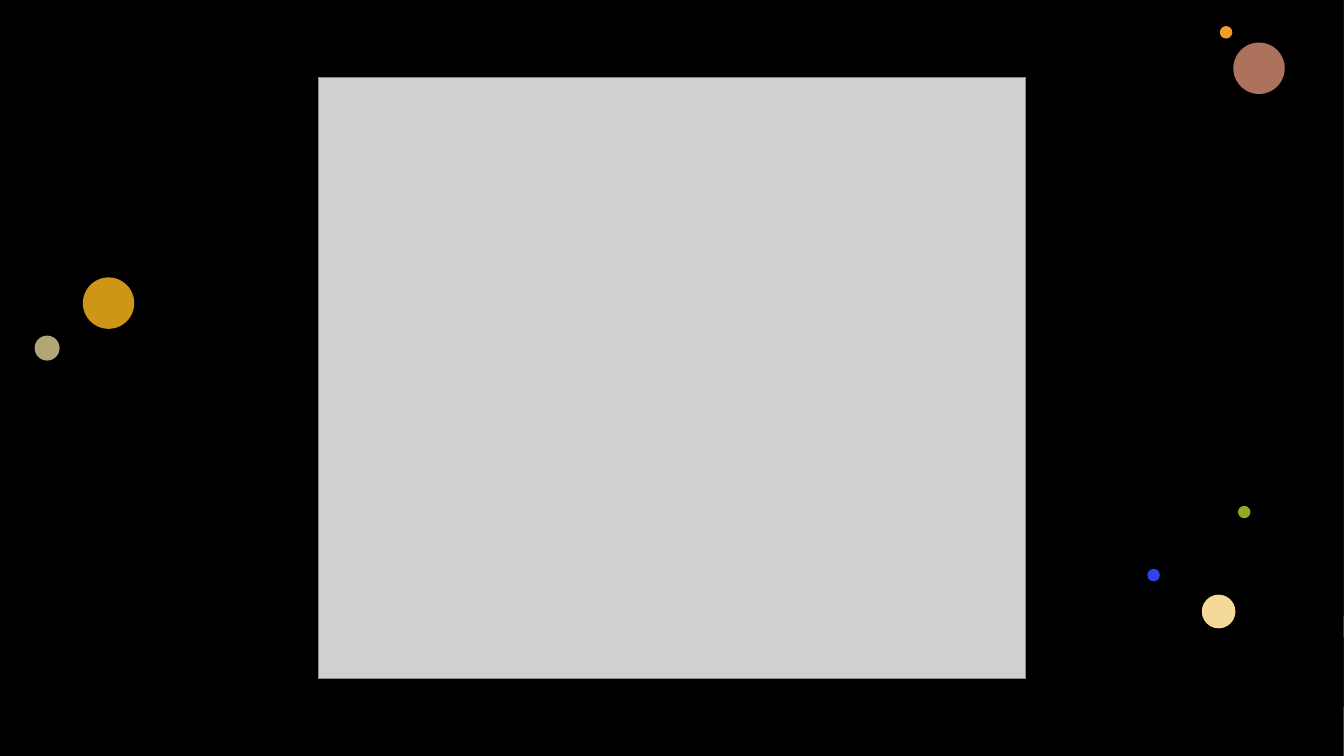
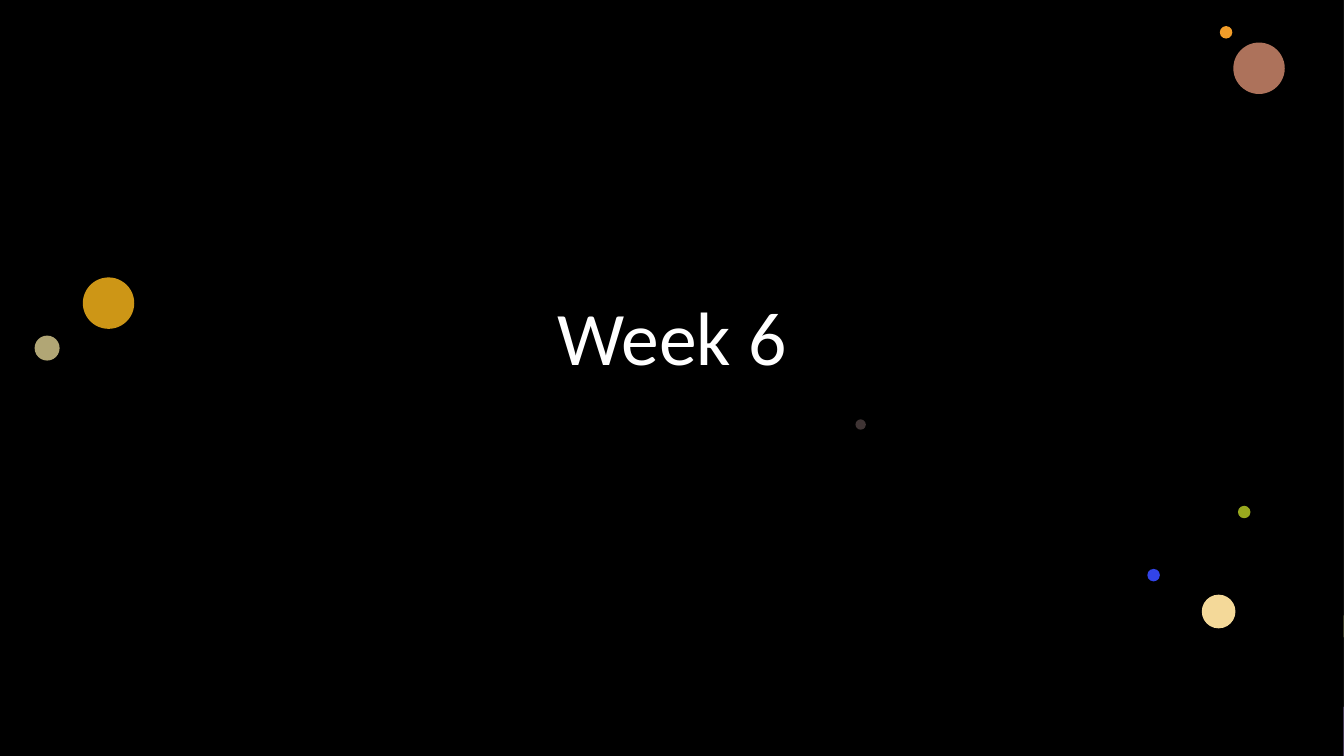
Before and after one commit to KarinaSang/Teaching, a slide deck: slide 1 of AP_Java/Week6/Week6.pptx. Drawn at 1344x756 pixels with LibreOffice and Linux fonts; fonts in the diff are those of the drawing; grey boxes stand for pictures; background and template pictures are left out; a plain dark background stands for a picture behind light text. Boxes give left, top, right and bottom in pixels: in the first picture for what was removed or moved away, otherwise in the second. Text is boxed around its words. In the diff, an @@ line names an element or a change of style, - is before the commit and + after.

```diff
--- a/AP_Java/Week6/Week6.pptx
+++ b/AP_Java/Week6/Week6.pptx
@@ picture removed at [319, 78, 1025, 679] @@
@@ ellipse added at [856, 419, 866, 430], fill #E3BEBE at 28% opacity @@
```
Also in this commit, not shown: 1 other slide changed, 25 other files.
